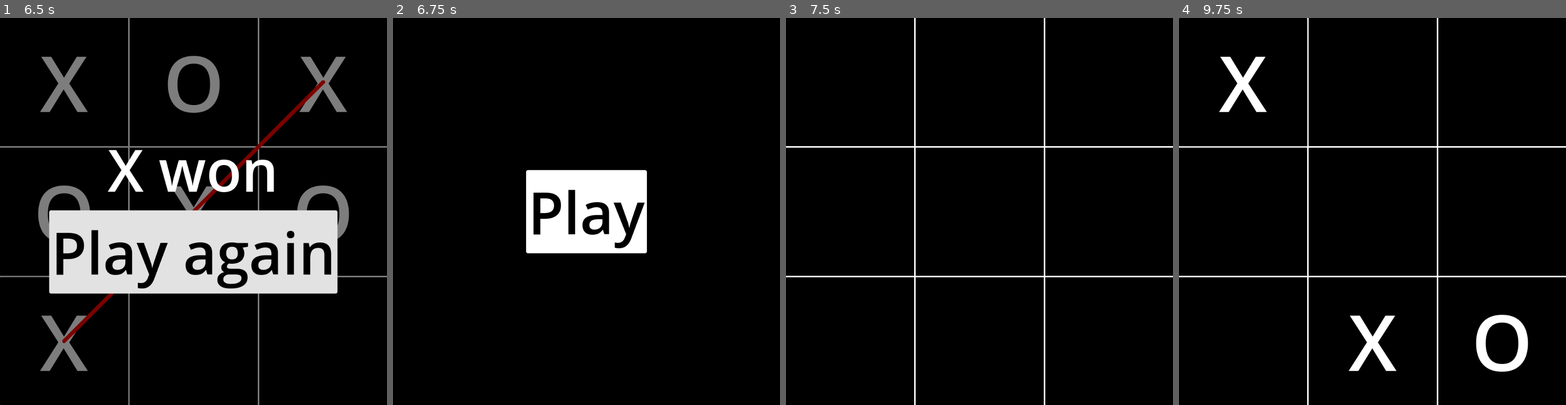
Above: before the commit, frames 1-4 (left to right).
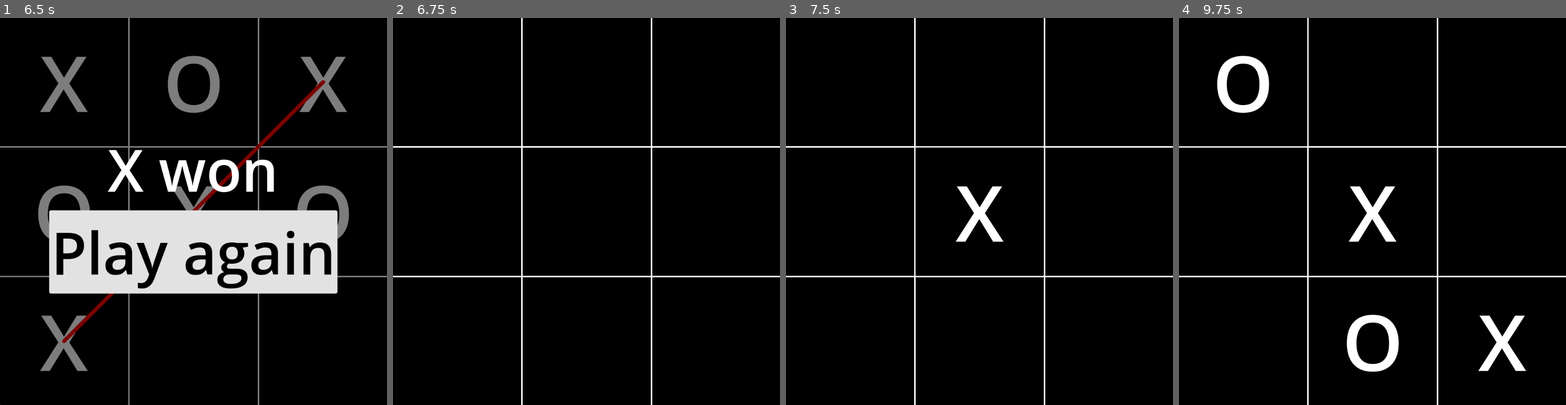
Above: after the commit, the same moments.

Repository: Vorgenstad/tic-tac-toe
Game: Godot game, scene res://scenes/main.tscn
Two runs of this game, one before a commit and one after it. Both use one fixed random seed, a clock stepped at 60 frames per second and the inputs below.
Inputs (mouse positions are in pixels of both pictures, inside the frame that each line leads up to):
- Up to frame 1 (6.5 s): click "Play" at 0.5 s; click (65, 83) at 1.25 s; click (193, 83) at 2 s; click (325, 83) at 2.75 s; click (65, 211) at 3.5 s; click (193, 211) at 4.25 s; click (325, 211) at 5 s; click (65, 343) at 5.75 s
- Up to frame 2 (6.75 s): click "Play again" at 6.5 s
- Up to frame 3 (7.5 s): click (979, 211) at 7.25 s, where only the run before the commit has a clickable "Play"
- Up to frame 4 (9.75 s): click (1372, 343) at 8 s; click (1504, 343) at 8.75 s; click (1244, 83) at 9.5 s

Frame 1 is identical in both runs. In frame 2, 7.6% of the frame differs, in the area x 0-100%, y 0-100%; in frame 3, 1.0%; in frame 4, 4.5%.

Commit message:
Refactor end of the game

Diff:
--- a/scripts/board.gd
+++ b/scripts/board.gd
@@ -6,6 +6,7 @@
 var lines: Array
 
 var _grid: Array
+var _line: Line2D
 
 func _ready() -> void:
 	_grid = [[], [], []]
@@ -13,8 +14,6 @@
 	for x in 3:
 		for y in 3:
 			var cell: Cell = $GridContainer.get_node("Cell" + str(x) + str(y))
-
-			cell.initialize(x, y)
 
 			cell.connect("pressed", _on_cell_pressed.bind(x, y))
 
@@ -31,6 +30,21 @@
 		[_grid[0][2], _grid[1][1], _grid[2][0]],
 	]
 
+	_line = Line2D.new()
+
+	_line.default_color = Color(200, 0, 0)
+	_line.begin_cap_mode = Line2D.LINE_CAP_ROUND
+	_line.end_cap_mode = Line2D.LINE_CAP_ROUND
+
+	add_child(_line)
+
+func reset() -> void:
+	for row in _grid:
+		for cell in row:
+			cell.reset()
+
+	_line.clear_points()
+
 func mark_cell(x: int, y: int, value: Constants.CellValue) -> void:
 	_grid[x][y].mark(value)
 
@@ -39,5 +53,27 @@
 		for cell in row:
 			cell.disabled = true
 
+func draw_winning_line(winning_line: Array) -> Tween:
+	var first_cell_center = _get_cell_center(winning_line[0])
+	var last_cell_center = _get_cell_center(winning_line[2])
+
+	_line.clear_points()
+
+	_line.add_point(first_cell_center, 0)
+	_line.add_point(first_cell_center, 1)
+
+	var tween = get_tree().create_tween()
+	tween.set_trans(Tween.TRANS_QUART)
+	tween.tween_method(
+		func(new_position: Vector2): _line.set_point_position(1, new_position),
+		first_cell_center,
+		last_cell_center,
+		0.5)
+
+	return tween
+
+func _get_cell_center(cell: Cell) -> Vector2:
+	return cell.position + cell.size / 2
+
 func _on_cell_pressed(x: int, y: int) -> void:
 	cell_pressed.emit(x, y)
--- a/scripts/cell.gd
+++ b/scripts/cell.gd
@@ -4,12 +4,10 @@
 
 var value := Constants.CellValue.EMPTY
 
-var _x: int
-var _y: int
-
-func initialize(x: int, y: int) -> void:
-	_x = x
-	_y = y
+func reset() -> void:
+	text = ""
+	disabled = false
+	value = Constants.CellValue.EMPTY
 
 func mark(value_to_mark: Constants.CellValue) -> void:
 	value = value_to_mark
--- a/scripts/game.gd
+++ b/scripts/game.gd
@@ -6,6 +6,12 @@
 
 @onready var _board: Board = %Board
 @onready var _ui: UI = %UI
+
+func reset() -> void:
+	_current_value = Constants.CellValue.X
+	_plays = 0
+
+	_board.reset()
 
 func _on_board_cell_pressed(x: int, y: int) -> void:
 	_board.mark_cell(x, y, _current_value)
@@ -53,39 +59,11 @@
 		_display_game_over(winner)
 		return
 
-	var first_cell_center = _get_cell_center(winning_line[0])
-	var last_cell_center = _get_cell_center(winning_line[2])
-
-	var line := _setup_line(first_cell_center)
-
-	var tween = get_tree().create_tween()
-	tween.set_trans(Tween.TRANS_QUART)
-	tween.tween_method(
-		func(new_position: Vector2): line.set_point_position(1, new_position),
-		first_cell_center,
-		last_cell_center,
-		0.5)
+	var tween = _board.draw_winning_line(winning_line)
 
 	tween.finished.connect(_display_game_over.bind(winner))
 
-func _setup_line(start: Vector2) -> Line2D:
-	var line = Line2D.new()
-
-	line.default_color = Color(200, 0, 0)
-	line.begin_cap_mode = Line2D.LINE_CAP_ROUND
-	line.end_cap_mode = Line2D.LINE_CAP_ROUND
-
-	line.add_point(start, 0)
-	line.add_point(start, 1)
-
-	_board.add_child(line)
-
-	return line
-
-func _get_cell_center(cell: Cell) -> Vector2:
-	return cell.position + cell.size / 2
-
-func _display_game_over(winner: int) -> void:
+func _display_game_over(winner: Constants.Winner) -> void:
 	_ui.visible = true
 	_ui.display_game_over(winner)
 
@@ -96,4 +74,5 @@
 		_: return Constants.Winner.NONE
 
 func _on_ui_restart_actioned() -> void:
-	get_tree().reload_current_scene()
+	_ui.visible = false
+	reset()
